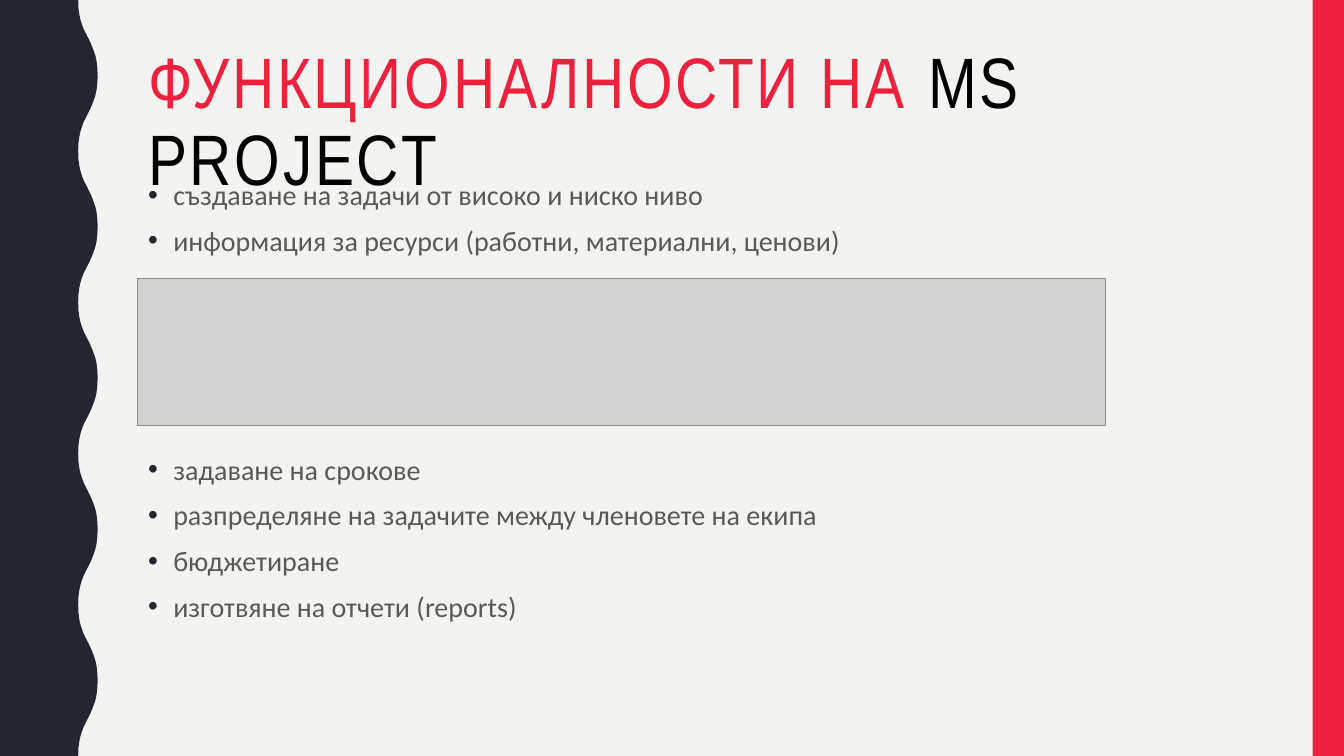
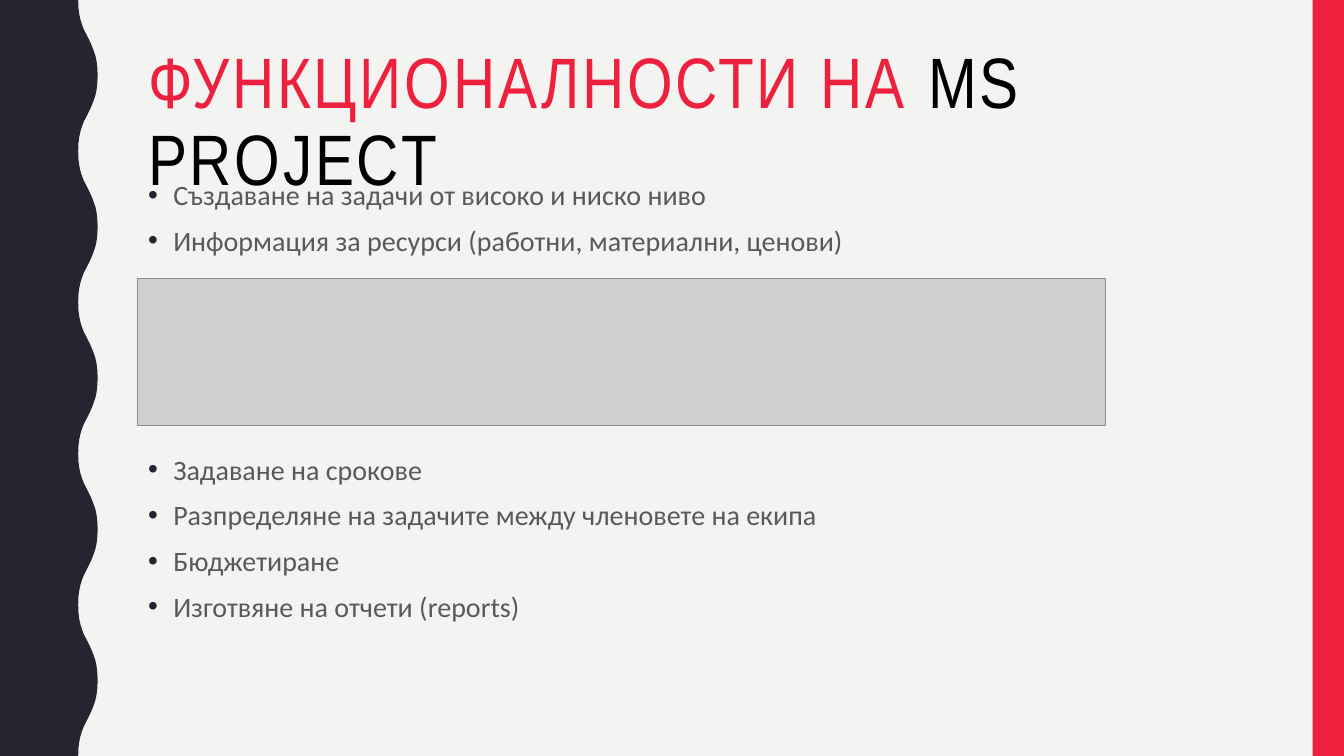
Before and after one commit to viktorpetkov000/SongStar, a slide deck: slide 10 of Система за избор на песен.pptx. Drawn at 1344x756 pixels with LibreOffice and Linux fonts; fonts in the diff are those of the drawing; grey boxes stand for pictures. Boxes give left, top, right and bottom in pixels: in the first picture for what was removed or moved away, otherwise in the second. Text is boxed around its words. In the diff, an @@ line names an element or a change of style, - is before the commit and + after.

```diff
--- a/Система за избор на песен.pptx
+++ b/Система за избор на песен.pptx
@@ text at box(173, 182, 843, 622): text changed @@
-• създаване на задачи от високо и ниско ниво
-• информация за ресурси (работни, материални, ценови)
-• задаване на срокове
-• разпределяне на задачите между членовете на екипа
-• бюджетиране
-• изготвяне на отчети (reports)
+• Създаване на задачи от високо и ниско ниво
+• Информация за ресурси (работни, материални, ценови)
+• Задаване на срокове
+• Разпределяне на задачите между членовете на екипа
+• Бюджетиране
+• Изготвяне на отчети (reports)
```
Also in this commit, not shown: 2 other slides changed, 4 slides added, 2 slides removed, 1 other file.
